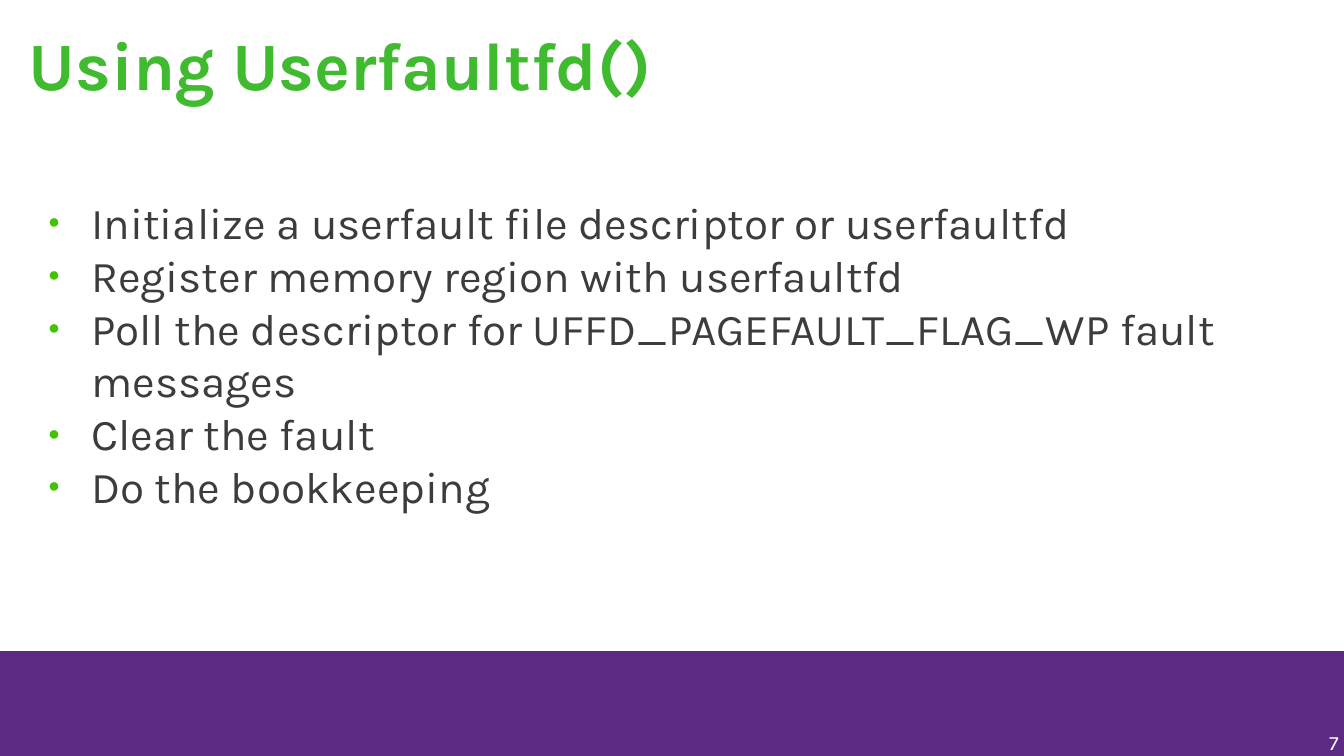
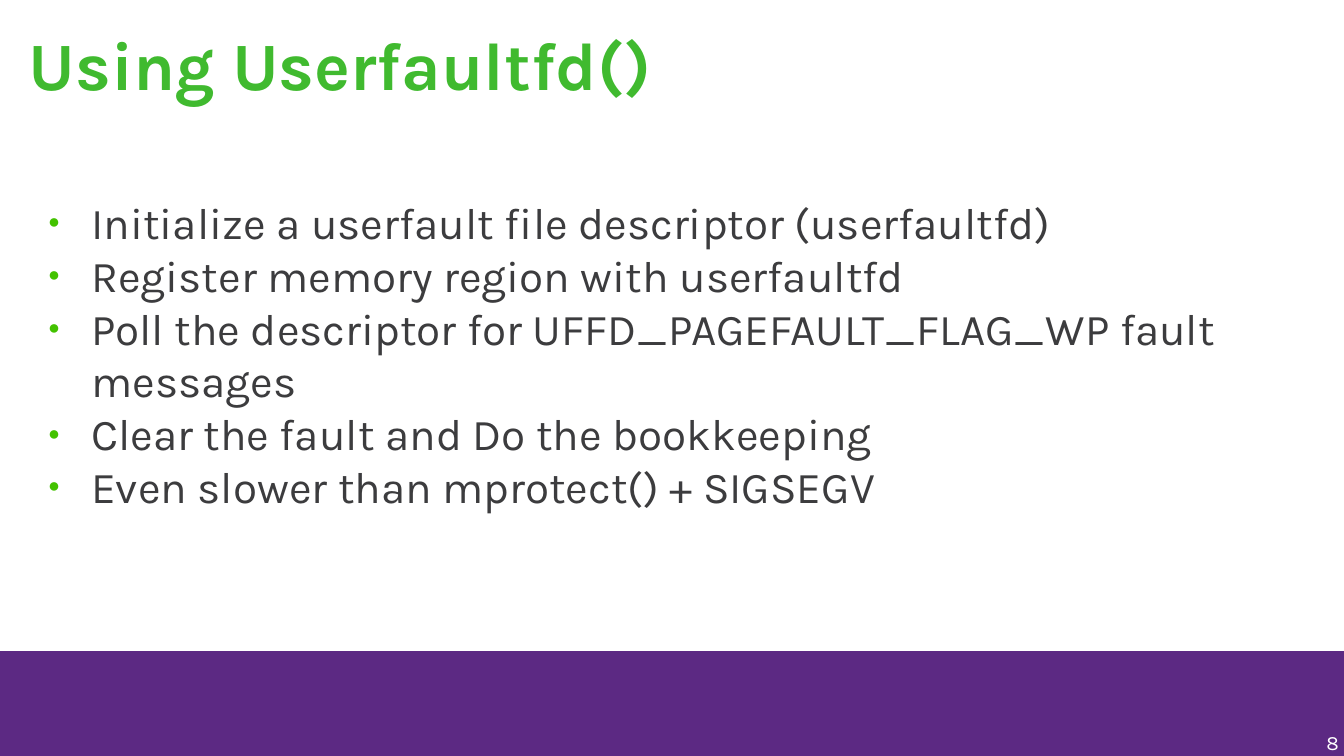
Before and after one commit to musamaanjum/presentations, a slide deck: slide 8 of Adding-Functionality-to-make-Windows-games-run-faster-on-Linux-v1.odp (slide 7 before the commit). Drawn at 1344x756 pixels with LibreOffice and Linux fonts; fonts in the diff are those of the drawing; background and template pictures are left out. Boxes give left, top, right and bottom in pixels: in the first picture for what was removed or moved away, otherwise in the second. Text is boxed around its words. In the diff, an @@ line names an element or a change of style, - is before the commit and + after.

```diff
--- a/Adding-Functionality-to-make-Windows-games-run-faster-on-Linux-v1.odp
+++ b/Adding-Functionality-to-make-Windows-games-run-faster-on-Linux-v1.odp
@@ text at box(91, 207, 1051, 250): text changed @@
-● Initialize a userfault file descriptor or userfaultfd
+● Initialize a userfault file descriptor (userfaultfd)
@@ text at box(91, 419, 875, 514): text changed @@
-● Clear the fault
-● Do the bookkeeping
+● Clear the fault and Do the bookkeeping
+● Even slower than mprotect() + SIGSEGV
@@ page number at box(1326, 737, 1338, 751): text changed @@
-7
+8
```
Also in this commit, not shown: 20 other slides changed, 1 slide added.
